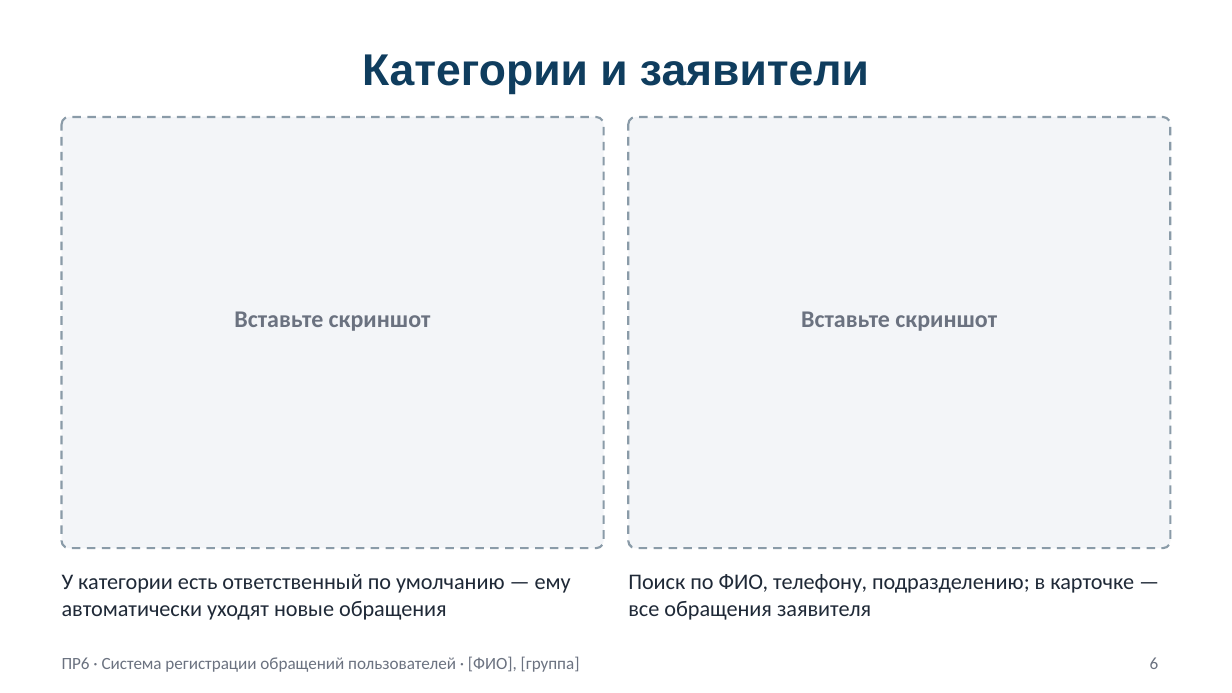
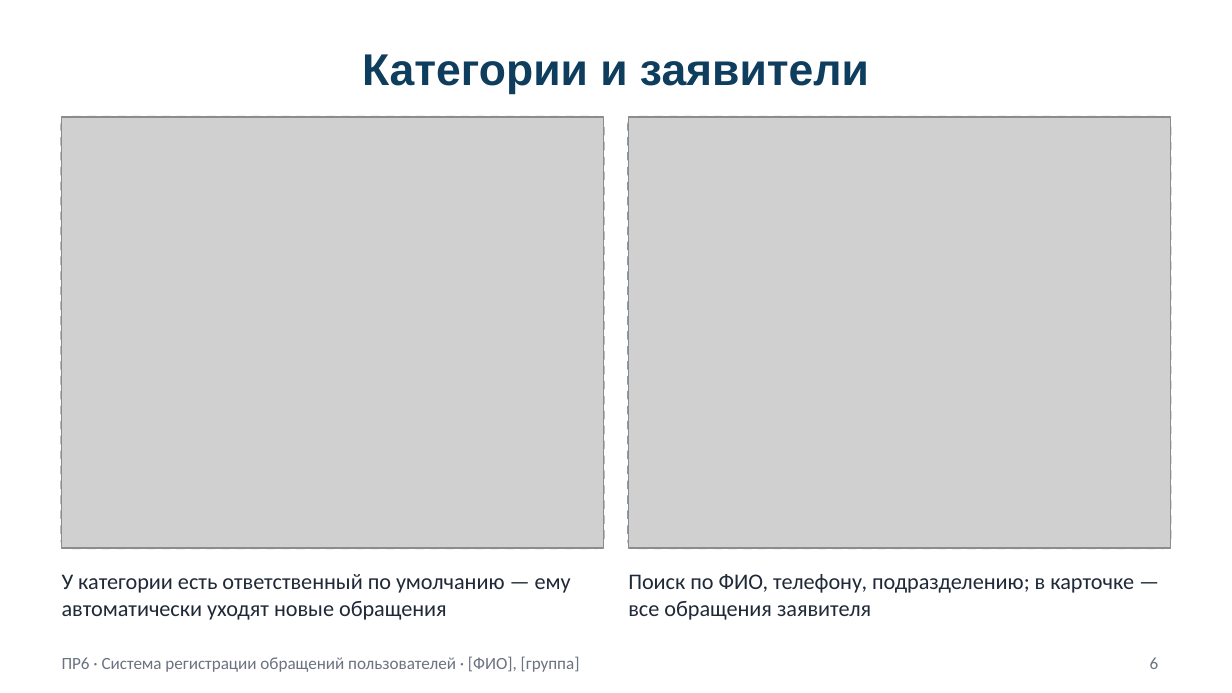
Before and after one commit to Andradkop228/up26qweqwe, a slide deck: slide 6 of 07_ПР6_Защита_презентация.pptx. Drawn at 1232x693 pixels with LibreOffice and Linux fonts; fonts in the diff are those of the drawing; grey boxes stand for pictures. Boxes give left, top, right and bottom in pixels: in the first picture for what was removed or moved away, otherwise in the second. Text is boxed around its words. In the diff, an @@ line names an element or a change of style, - is before the commit and + after.

```diff
--- a/07_ПР6_Защита_презентация.pptx
+++ b/07_ПР6_Защита_презентация.pptx
@@ picture added at (62,117,604,548) @@
@@ picture added at (628,117,1170,548) @@
@@ text removed at (234,311,431,331) @@
-Вставьте скриншот
@@ text removed at (801,311,997,331) @@
-Вставьте скриншот
```
Also in this commit, not shown: 6 other slides changed, 1 other file.
